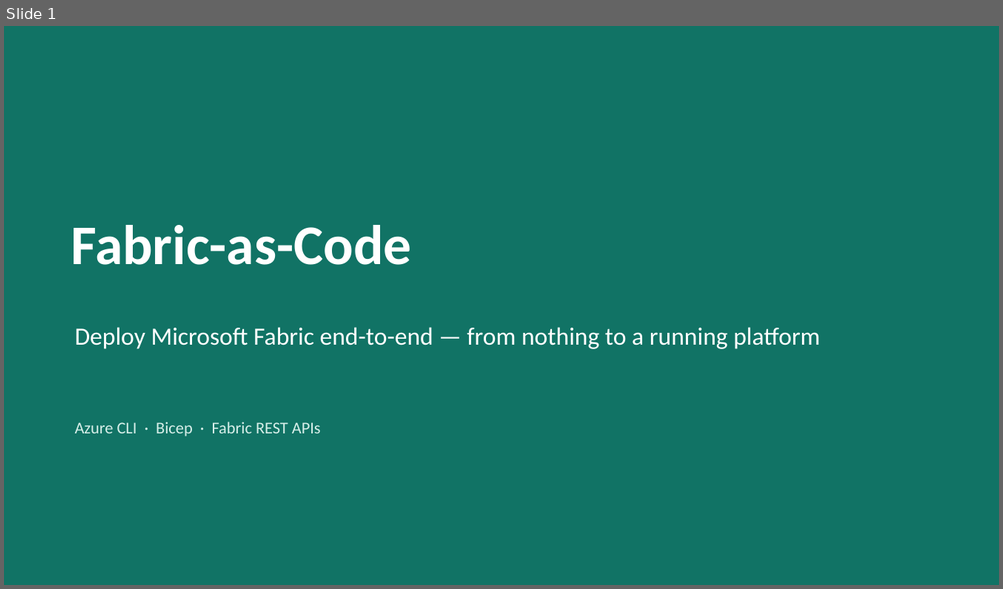
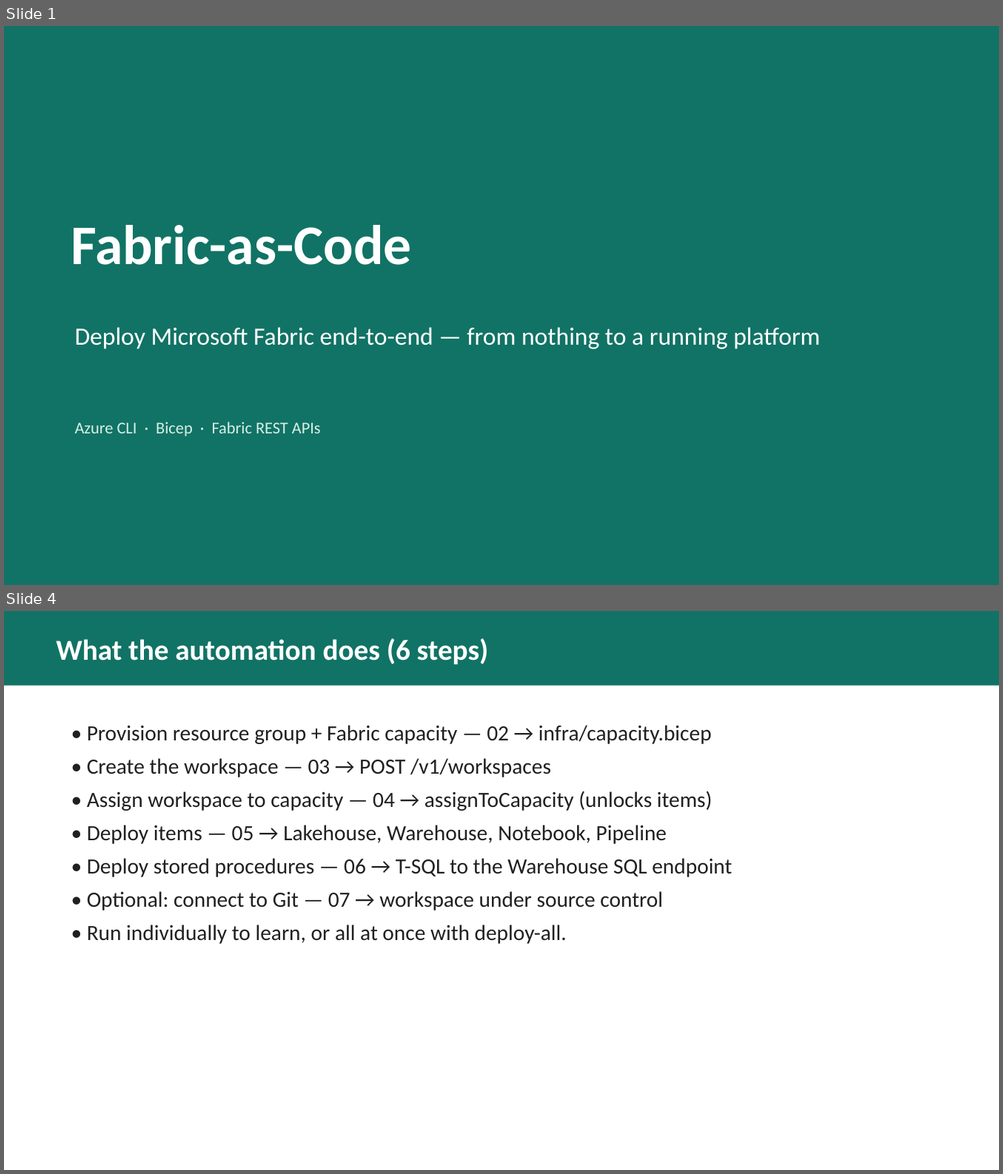
Before and after one commit to melabadi/fabric-as-code, a slide deck: docs/Fabric-as-Code.pptx. Shown one above the other, each under a label of ours: slide 1 before the commit, slides 1 and 4 after it; the slides between them are not shown. The pictures are 1003x589 and 1003x1174 pixels, drawn with LibreOffice and Linux fonts; fonts in the diff are those of the drawing. Boxes give left, top, right and bottom in pixels: in the first picture for what was removed or moved away, otherwise in the second. Text is boxed around its words. In the diff, an @@ line names an element or a change of style, - is before the commit and + after.

```diff
--- a/docs/Fabric-as-Code.pptx
+++ b/docs/Fabric-as-Code.pptx
@@ slide 4 added at (4, 611, 999, 1170), background #FFFFFF @@
@@ rectangle added at (4, 611, 999, 686), fill #117365 @@
@@ text added at (56, 638, 489, 664), 28 pt, text #FFFFFF, bold @@
+What the automation does (6 steps)
@@ text added at (87, 725, 731, 944), 21 pt, text #202020 @@
+• Provision resource group + Fabric capacity — 02 → infra/capacity.bicep
+• Create the workspace — 03 → POST /v1/workspaces
+• Assign workspace to capacity — 04 → assignToCapacity (unlocks items)
+• Deploy items — 05 → Lakehouse, Warehouse, Notebook, Pipeline
+• Deploy stored procedures — 06 → T-SQL to the Warehouse SQL endpoint
+• Optional: connect to Git — 07 → workspace under source control
+• Run individually to learn, or all at once with deploy-all.
```
Also in this commit, not shown: 8 slides changed, 4 other slides added, 2 slides removed, 4 other files.
